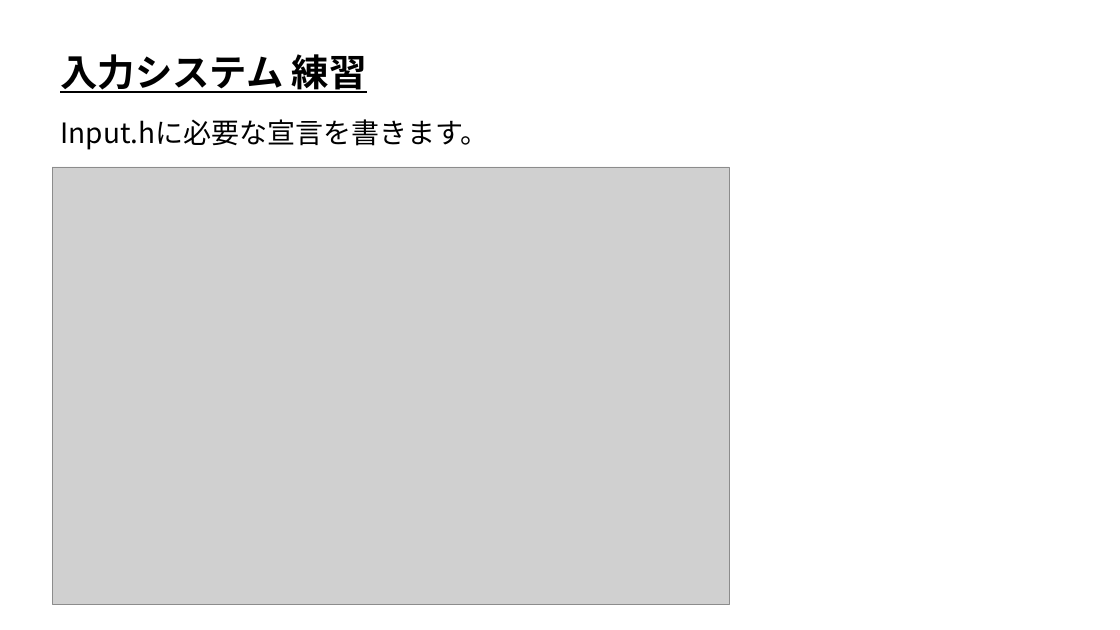
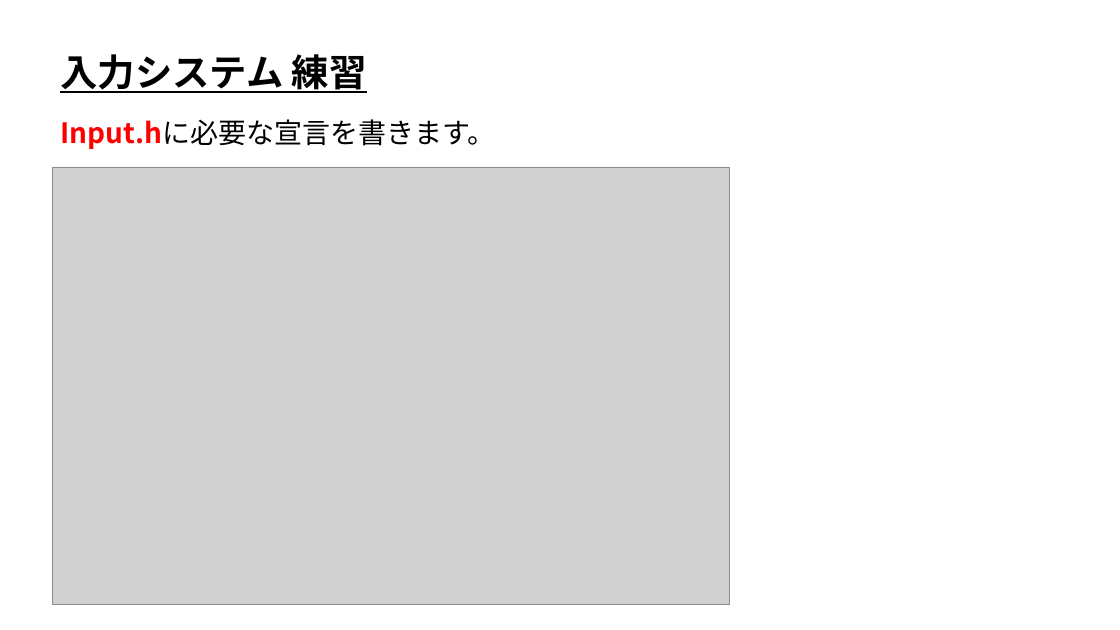
Before and after one commit to ArakiYusuke-Ohara/Textbook, a slide deck: slide 3 of ゲーム科1年/00_前期/ゲームプログラミングⅠ/10_入力システムと移動処理.pptx. Drawn at 1120x630 pixels with LibreOffice and Linux fonts; fonts in the diff are those of the drawing; grey boxes stand for pictures. Boxes give left, top, right and bottom in pixels: in the first picture for what was removed or moved away, otherwise in the second. Text is boxed around its words. In the diff, an @@ line names an element or a change of style, - is before the commit and + after.

```diff
--- a/ゲーム科1年/00_前期/ゲームプログラミングⅠ/10_入力システムと移動処理.pptx
+++ b/ゲーム科1年/00_前期/ゲームプログラミングⅠ/10_入力システムと移動処理.pptx
@@ text "Input.hに必要な宣言を書きます。" at box(60, 119, 495, 149): text colour #000000 to #FF0000, bold on in "Input.hに必要な宣言を書きます。" @@
```
Also in this commit, not shown: 9 other slides changed, 13 other files.
